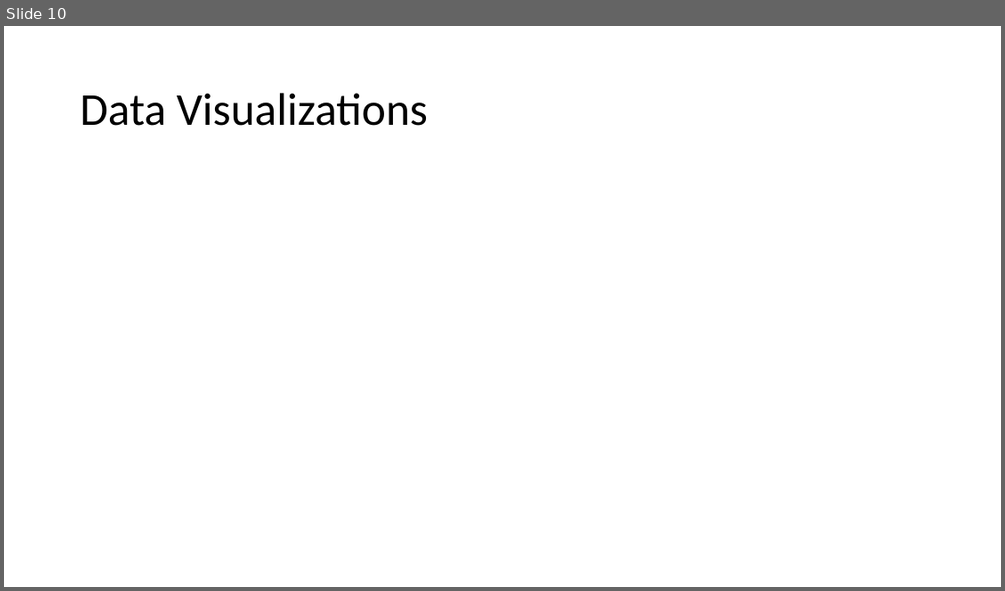
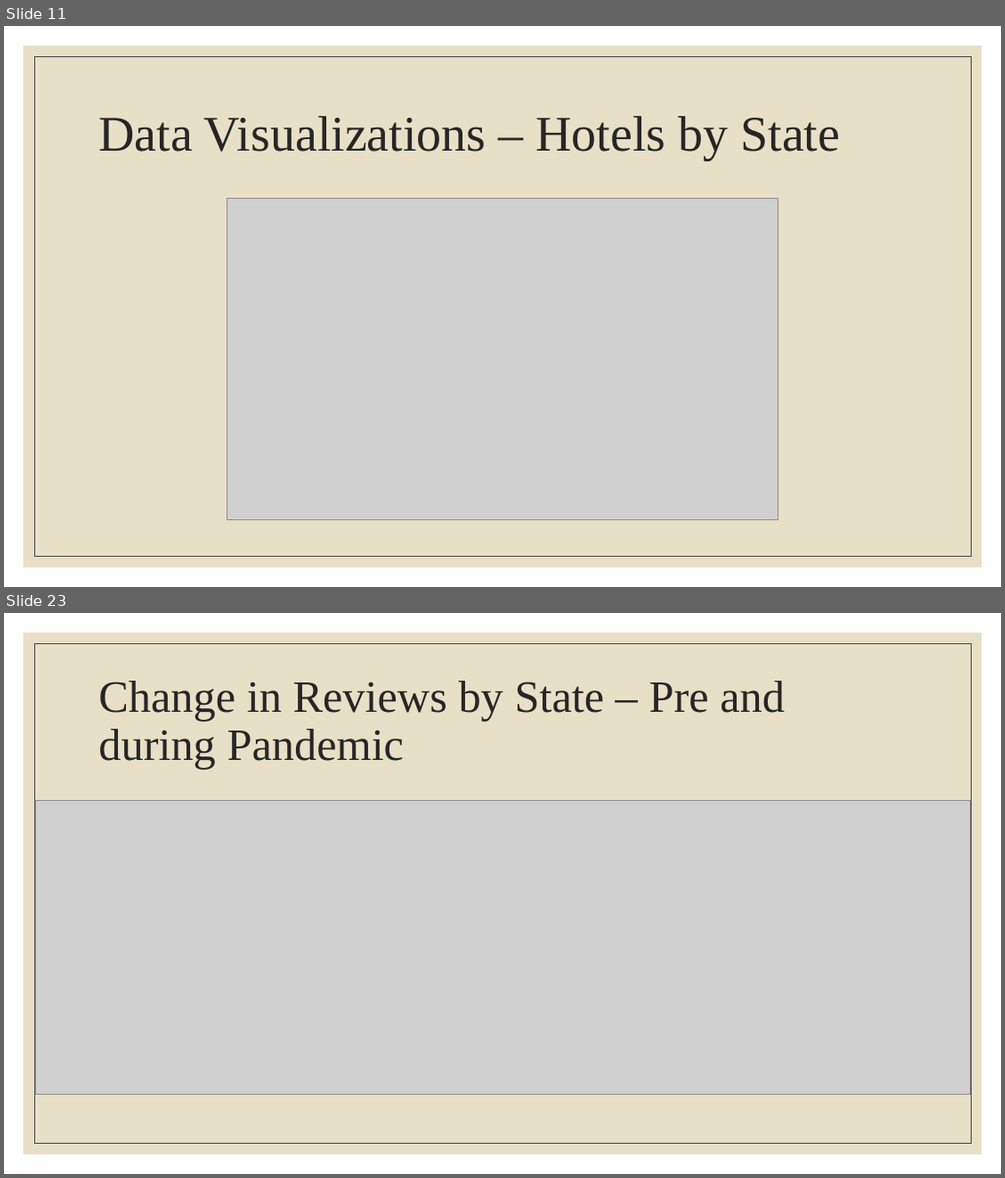
Before and after one commit to m-mcdougall/Capstone-DATS6501, a slide deck: Capstone Presentation.pptx. Shown one above the other, each under a label of ours: slide 10 before the commit, slides 11 and 23 after it; the slides between them are not shown. The pictures are 1005x591 and 1005x1178 pixels, drawn with LibreOffice and Linux fonts; fonts in the diff are those of the drawing; grey boxes stand for pictures. Boxes give left, top, right and bottom in pixels: in the first picture for what was removed or moved away, otherwise in the second. Text is boxed around its words. In the diff, an @@ line names an element or a change of style, - is before the commit and + after.

```diff
--- a/Capstone Presentation.pptx
+++ b/Capstone Presentation.pptx
@@ slide 23 added at (4,613,1001,1174), background #FFFFFF; not listed: 2 template elements that a slide beside it also shows @@
@@ title added at (98,681,785,770), 43.2 pt, text #262626 @@
+Change in Reviews by State – Pre and during Pandemic
@@ picture added at (35,800,971,1094) @@
@@ what was slide 10 is now slide 11 @@
@@ slide 11 changed as well @@
@@ rectangle added at (24,46,982,567), fill #E7E0C7 @@
@@ rectangle added at (34,56,971,556), outline #404040 0.5 pt @@
@@ title at (98,116,840,160): text changed; size 44 to 48 pt; font Calibri to Times New Roman; text colour #000000 to #262626 @@
-Data Visualizations
+Data Visualizations – Hotels by State
@@ picture added at (227,198,778,520) @@
```
Also in this commit, not shown: 5 other slides changed, 16 other slides added, 4 slides removed, 4 other files.
